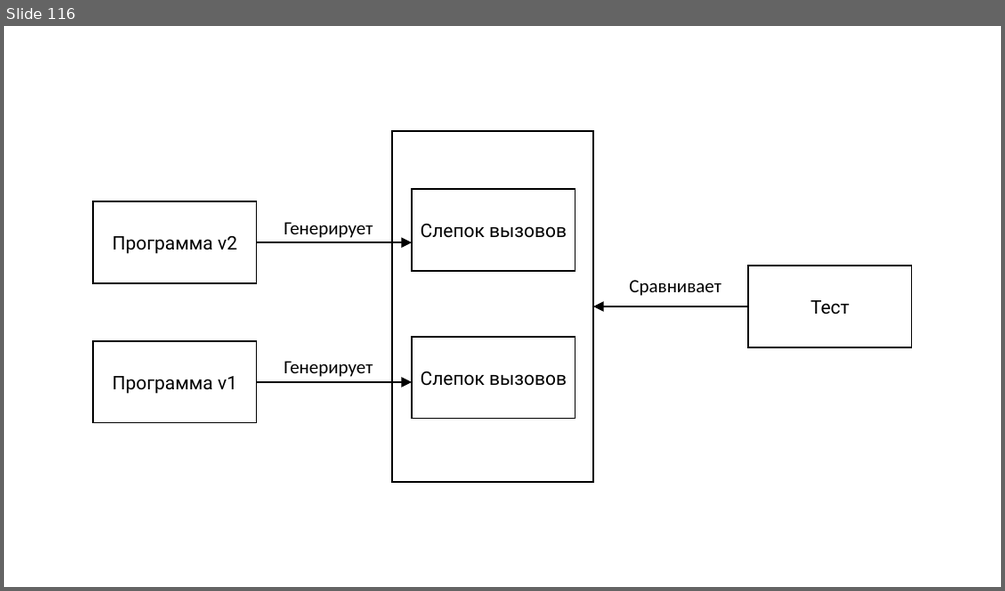
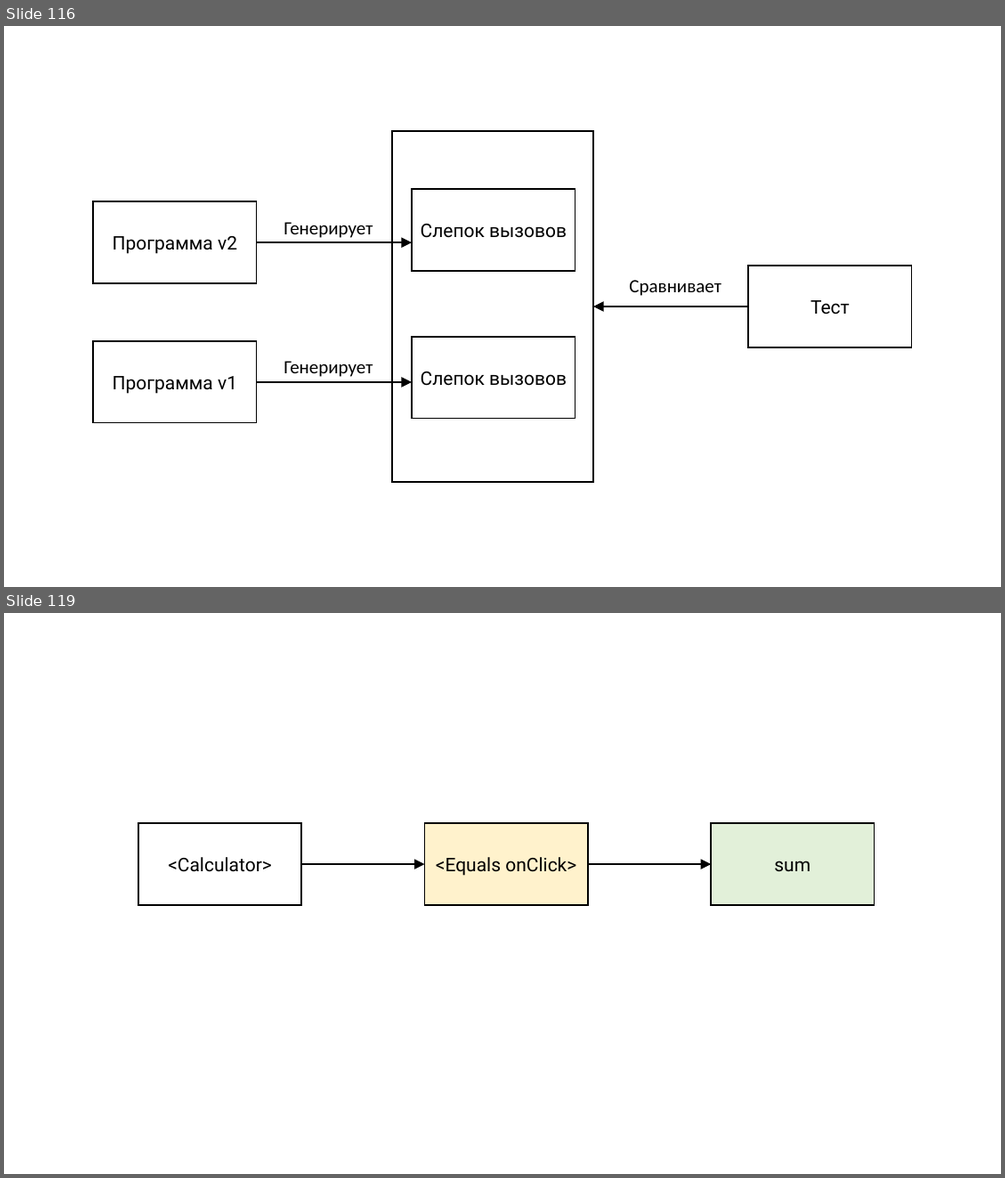
Before and after one commit to rkhaimov/brain-gym, a slide deck: Презентация.pptx. Shown one above the other, each under a label of ours: slide 116 before the commit, slides 116 and 119 after it; the slides between them are not shown. The pictures are 1005x591 and 1005x1178 pixels, drawn with LibreOffice and Linux fonts; fonts in the diff are those of the drawing. Boxes give left, top, right and bottom in pixels: in the first picture for what was removed or moved away, otherwise in the second. Text is boxed around its words. In the diff, an @@ line names an element or a change of style, - is before the commit and + after.

```diff
--- a/Презентация.pptx
+++ b/Презентация.pptx
@@ slide 119 added at box(4, 613, 1001, 1174), background #FFFFFF @@
@@ rectangle added at box(138, 823, 301, 905), fill #FFFFFF, outline #000000 1.5 pt, 18 pt, text #000000 @@
+<Calculator>
@@ rectangle added at box(425, 823, 588, 905), fill #FFF2CC, outline #000000 1.5 pt, 18 pt, text #000000 @@
+<Equals onClick>
@@ rectangle added at box(711, 823, 874, 905), fill #E2F0D9, outline #000000 1.5 pt, 18 pt, text #000000 @@
+sum
@@ elbow arrow added from (301, 864) to (425, 864), #000000 1.25 pt @@
@@ elbow arrow added from (588, 864) to (711, 864), #000000 1.25 pt @@
```
Also in this commit, not shown: 1 slide changed, 4 other slides added, 1 other file.
